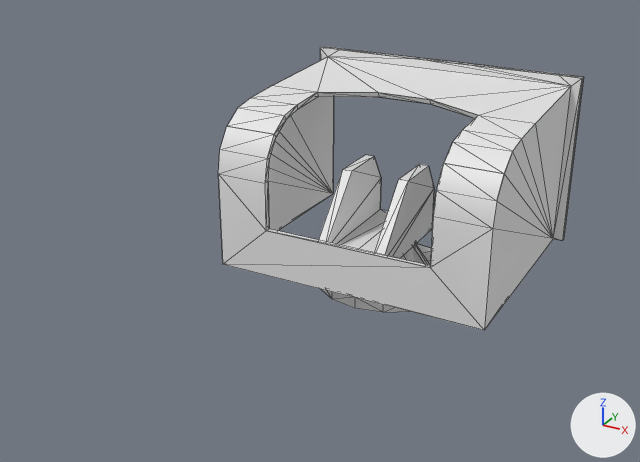
Renders of the Blender file Blender Files/hood_gun_140.blend from each side of a commit.
Camera for both pictures: a camera (50 mm lens) standing at (4.09, -9.18, 5.04) and looking at (-0.11, -1.54, 1.22). Lighting does not change. The marker at lower right points along +X, +Y and +Z. The picture after the commit comes second. Mesh edges are drawn as thin lines. The same objects are shown in both versions, whatever each file hides.

In view in the first picture: 'Hood_gun_140_x4_001_0', 'Hood_gun_140_x4_001_1', 'Hood_gun_140_x4_001_3' and 1 more.
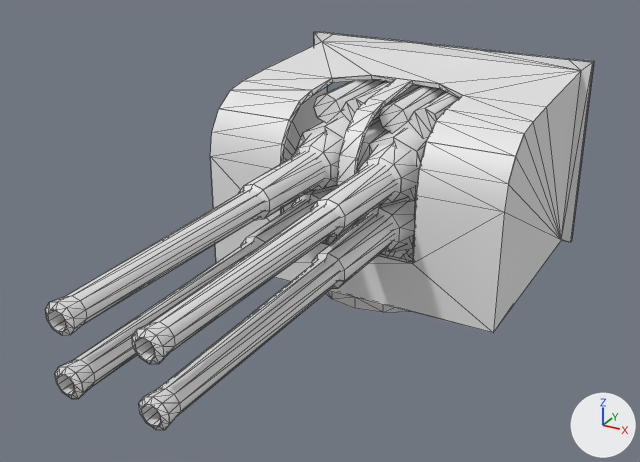
What differs and where, as boxes (x1, y1, x2, y2) in the pictures (640 x 462 px):
'Hood_gun_140_x4_001_0', reshaped (6% taller): before (218, 46, 583, 330); after (210, 31, 594, 333)
'Hood_gun_140_barrel_4b_001_0', added: after (52, 80, 459, 426)
'Hood_gun_140_barrel_4b_001_1', added: after (45, 302, 170, 430)
'Hood_gun_140_barrel_4b_001_2', added: after (48, 310, 161, 426)
part 1 of me_hood_gun_140_x4_001_0, rebuilt (not visible afterwards): before (227, 57, 571, 173)
part 2 of me_hood_gun_140_x4_001_0, rebuilt (not visible before): after (219, 41, 581, 156)
part 3 of me_hood_gun_140_x4_001_0, rebuilt (7% wider, 10% taller): before (218, 126, 504, 330); after (210, 109, 515, 333)
part 4 of me_hood_gun_140_x4_001_0, rebuilt (6% wider, 8% taller): before (320, 47, 582, 241); after (314, 32, 593, 242)
part 5 of me_hood_gun_140_x4_001_0, rebuilt (not visible before): after (283, 86, 327, 212)
part 6 of me_hood_gun_140_x4_001_0, rebuilt (7% taller): before (484, 87, 571, 330); after (493, 72, 581, 333)
part 7 of me_hood_gun_140_x4_001_0, rebuilt (mostly hidden afterwards): before (266, 229, 430, 268); after (321, 241, 413, 264)
part 8 of me_hood_gun_140_x4_001_0, added: after (337, 78, 413, 239)
part 9 of me_hood_gun_140_x4_001_0, added: after (280, 78, 333, 214)
part 10 of me_hood_gun_140_x4_001_0, deleted: before (265, 93, 318, 230)
part 11 of me_hood_gun_140_x4_001_0, deleted: before (268, 97, 334, 231)
part 12 of me_hood_gun_140_x4_001_0, deleted: before (317, 92, 478, 119)
part 13 of me_hood_gun_140_x4_001_0, deleted: before (563, 78, 583, 240)
part 14 of me_hood_gun_140_x4_001_0, built on: before (321, 46, 583, 78); after (315, 31, 594, 241)
'Hood_gun_140_x4_001_3', unchanged, covered by the edit: before (319, 155, 434, 265); after (324, 236, 413, 261)

Edits to the bpy script that builds the scene:
```text
Change me_hood_gun_140_x4_001_0:
    used by ob_hood_gun_140_x4_001_0; location = (0.0, 0.0, 0.0); rotation_euler = (1.571, 0.0, 0.0), in degrees (90, 0, 0)
    remove me_hood_gun_140_x4_001_0.from_pydata(...)  # 204 vertices, 168 faces; spans x -1.79..1.79, y 0.31..2.45, z -1.59..1.16
    add me_hood_gun_140_x4_001_0.from_pydata(...)  # 232 vertices, 216 faces; spans x -1.89..1.89, y 0.31..2.65, z -1.59..1.16
    me_hood_gun_140_x4_001_0 part 1: the loose piece of 20 vertices spanning x -1.67..1.67, y 2.0..2.33, z -1.53..0.95 is rebuilt with 20 vertices and now spans x -1.71..1.71, y 2.15..2.47, z -1.59..0.9
    me_hood_gun_140_x4_001_0 part 2: the loose piece of 20 vertices spanning x -1.61..1.61, y 1.95..2.27, z -1.59..0.9 is rebuilt with 20 vertices and now spans x -1.77..1.77, y 2.2..2.53, z -1.53..0.95
    me_hood_gun_140_x4_001_0 part 3: the loose piece of 16 vertices spanning x -1.67..1.67, y 0.31..2.0, z 0.95..1.16 is rebuilt with 16 vertices and now spans x -1.77..1.77, y 0.31..2.2, z 0.95..1.16
    me_hood_gun_140_x4_001_0 part 4: the loose piece of 12 vertices spanning x -1.79..1.79, y 0.31..2.45, z -1.53 is rebuilt with 12 vertices and now spans x -1.89..1.89, y 0.31..2.65, z -1.53
    me_hood_gun_140_x4_001_0 part 5: the loose piece of 9 vertices spanning x -1.67, y 0.31..2.33, z -1.53..1.16 is rebuilt with 9 vertices and now spans x -1.71, y 0.31..2.47, z -1.59..1.1
    me_hood_gun_140_x4_001_0 part 6: the loose piece of 9 vertices spanning x 1.67, y 0.31..2.33, z -1.53..1.16 is rebuilt with 9 vertices and now spans x 1.77, y 0.31..2.53, z -1.53..1.16
    me_hood_gun_140_x4_001_0 part 7: the loose piece of 4 vertices spanning x -1.02..1.03, y 0.89, z 1.1..1.16 is rebuilt with 4 vertices and now spans x -0.82..0.83, y 0.89, z 1.1..1.16
    me_hood_gun_140_x4_001_0 part 8: a new loose piece of 28 vertices spanning x -0.1..0.1, y 0.89..2.48, z -0.36..1.16
    me_hood_gun_140_x4_001_0 part 9: a new loose piece of 14 vertices spanning x -0.83..-0.82, y 0.89..2.46, z -0.08..1.16
    me_hood_gun_140_x4_001_0 part 10: the loose piece of 14 vertices spanning x -1.03..-1.02, y 0.89..2.26, z -0.08..1.16 is deleted
    me_hood_gun_140_x4_001_0 part 11: the loose piece of 9 vertices spanning x -1.61, y 0.31..2.27, z -1.59..1.1 is deleted
    me_hood_gun_140_x4_001_0 part 12: the loose piece of 8 vertices spanning x -1.03..1.02, y 2.19..2.28, z -0.36..-0.06 is deleted
    me_hood_gun_140_x4_001_0 part 13: the loose piece of 4 vertices spanning x 1.79, y 0.31..2.45, z -1.59..-1.53 is deleted
    me_hood_gun_140_x4_001_0 part 14: 16 vertices removed from x -1.79..1.79, y 0.31..2.45, z -1.59..-1.53; 37 vertices added at x -1.89..1.89, y 0.31..2.65, z -1.59..1.16
    other edits to the shape of me_hood_gun_140_x4_001_0 do not show in these pictures
Add ob_hood_gun_140_barrel_4b_001_2:
    ob_hood_gun_140_barrel_4b_001_2 = bpy.data.objects.new('Hood_gun_140_barrel_4b_001_2', me_hood_gun_140_barrel_2_001_2_002)  # 72 vertices, 40 faces; spans x -0.51..0.5, y -0.09..0.65, z 2.63..5.04
    ob_hood_gun_140_barrel_4b_001_2.location = (0.0, 0.0, 1.207)
    ob_hood_gun_140_barrel_4b_001_2.rotation_euler = (1.571, 0.0, 0.0)  # degrees (90, 0, 0)
Add ob_hood_gun_140_barrel_4b_001_1:
    ob_hood_gun_140_barrel_4b_001_1 = bpy.data.objects.new('Hood_gun_140_barrel_4b_001_1', me_hood_gun_140_barrel_2_001_1_002)  # 116 vertices, 112 faces; spans x -0.71..0.71, y -0.85..0.29, z -2.08..5.04
    ob_hood_gun_140_barrel_4b_001_1.location = (0.0, 0.0, 1.207)
    ob_hood_gun_140_barrel_4b_001_1.rotation_euler = (1.571, 3.142, 0.0)  # degrees (90, 180, 0)
Add ob_hood_gun_140_barrel_4b_001_0:
    ob_hood_gun_140_barrel_4b_001_0 = bpy.data.objects.new('Hood_gun_140_barrel_4b_001_0', me_hood_gun_140_barrel_2_001_0_002)  # 1160 vertices, 832 faces; spans x -0.81..0.81, y -1.2..0.64, z -2.18..5.01
    ob_hood_gun_140_barrel_4b_001_0.location = (0.0, 0.0, 1.207)
    ob_hood_gun_140_barrel_4b_001_0.rotation_euler = (1.571, 3.142, 0.0)  # degrees (90, 180, 0)
```
